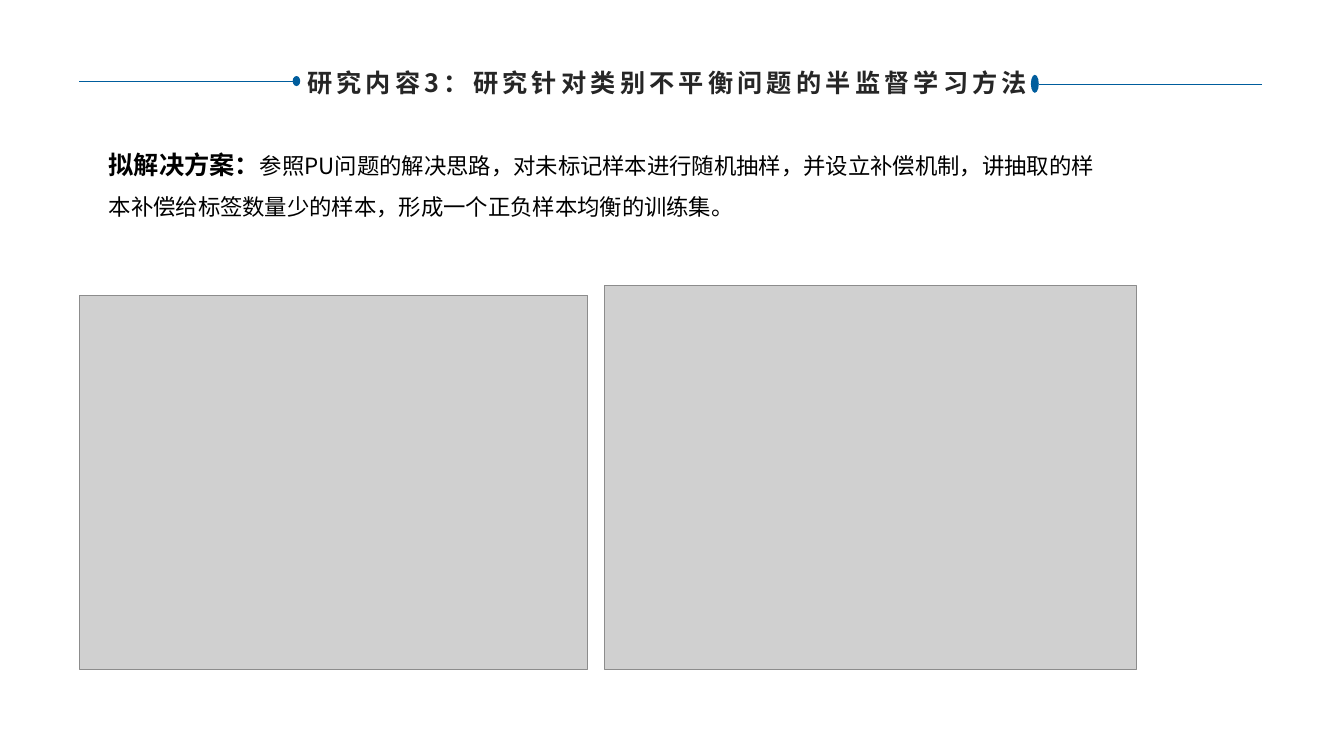
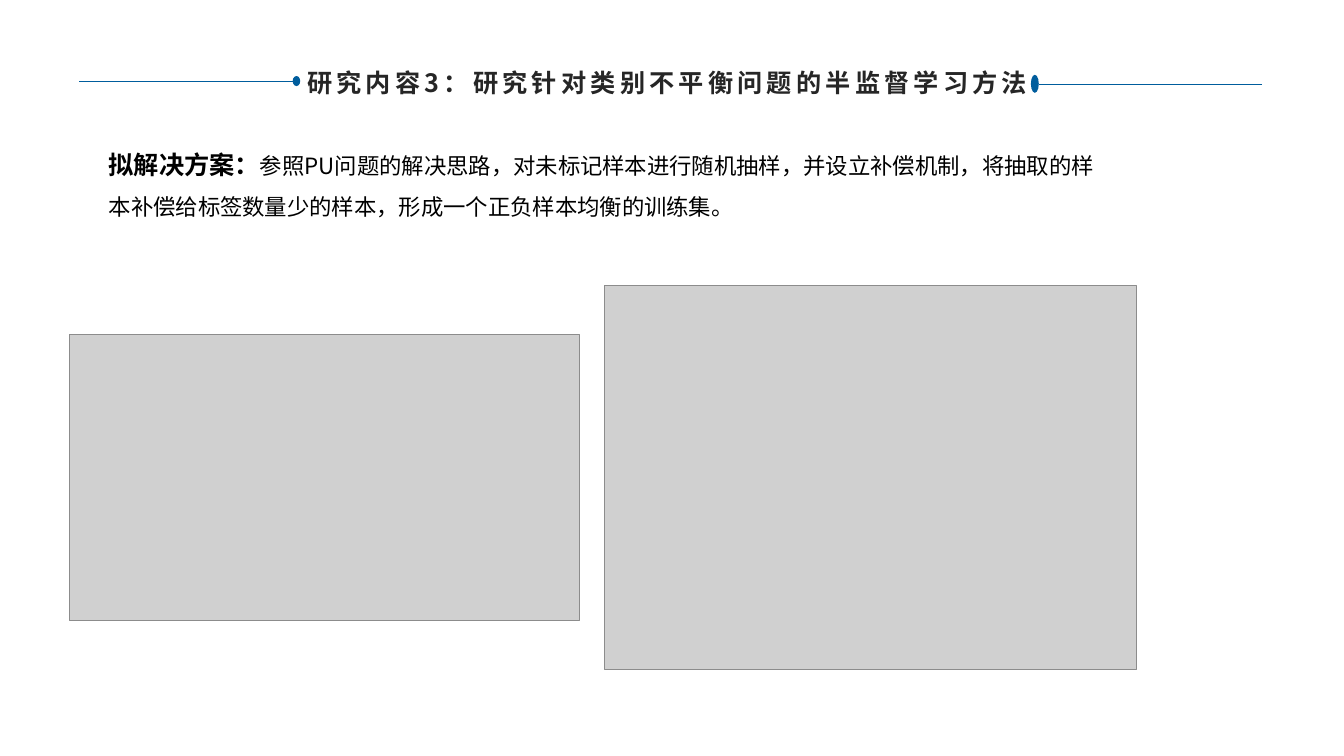
Before and after one commit to lvjiuluan/idea-projects, a slide deck: slide 31 of Git桌面-不放大文件/中期准备/中期报告和ppt/我的中期/吕九峦-中期PPT - v1.3.pptx. Drawn at 1344x756 pixels with LibreOffice and Linux fonts; fonts in the diff are those of the drawing; grey boxes stand for pictures; background and template pictures are left out. Boxes give left, top, right and bottom in pixels: in the first picture for what was removed or moved away, otherwise in the second. Text is boxed around its words. In the diff, an @@ line names an element or a change of style, - is before the commit and + after.

```diff
--- a/Git桌面-不放大文件/中期准备/中期报告和ppt/我的中期/吕九峦-中期PPT - v1.3.pptx
+++ b/Git桌面-不放大文件/中期准备/中期报告和ppt/我的中期/吕九峦-中期PPT - v1.3.pptx
@@ text at [109,152,1094,218]: text changed @@
-拟解决方案：参照PU问题的解决思路，对未标记样本进行随机抽样，并设立补偿机制，讲抽取的样本补偿给标签数量少的样本，形成一个正负样本均衡的训练集。
+拟解决方案：参照PU问题的解决思路，对未标记样本进行随机抽样，并设立补偿机制，将抽取的样本补偿给标签数量少的样本，形成一个正负样本均衡的训练集。
@@ picture: place and size @@
-picture at [80,295,589,669]
+picture at [70,335,580,620]
```
Also in this commit, not shown: 4 other slides changed.
